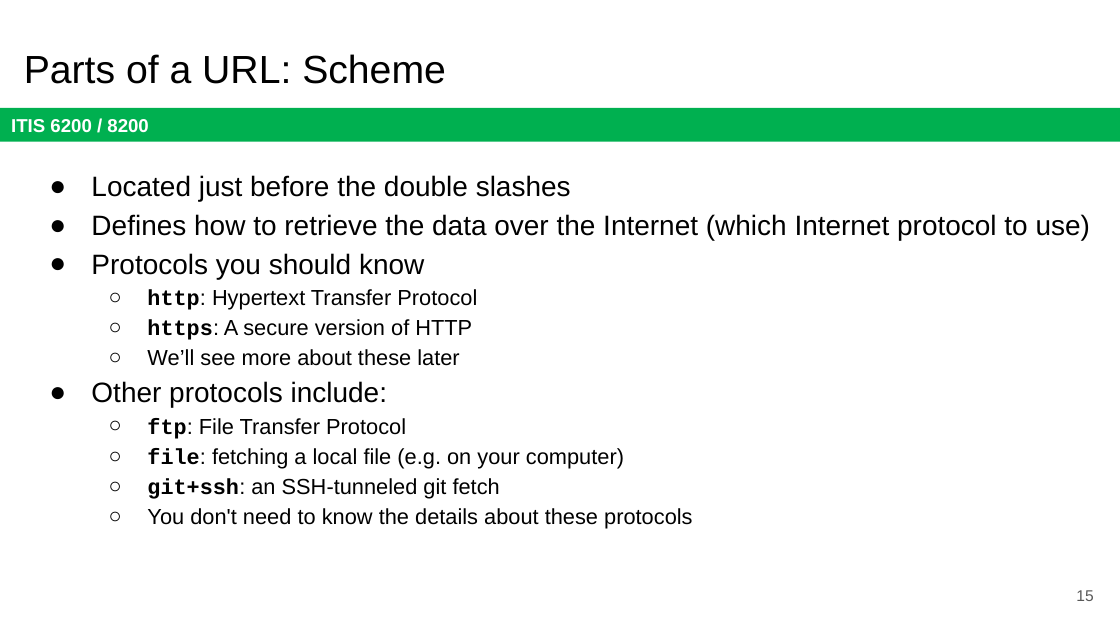
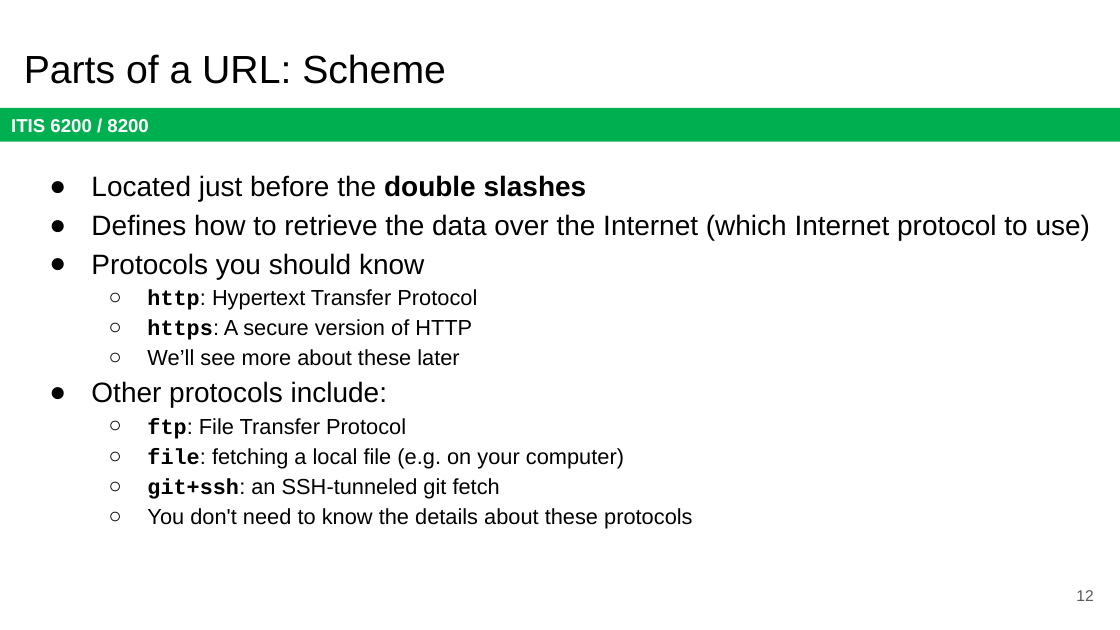
Before and after one commit to jx5c/github.io, a slide deck: slide 12 of teaching/ITIS6200/2023fa/lectures/lec10.pptx (slide 15 before the commit). Drawn at 1120x630 pixels with LibreOffice and Linux fonts; fonts in the diff are those of the drawing. Boxes give left, top, right and bottom in pixels: in the first picture for what was removed or moved away, otherwise in the second. Text is boxed around its words. In the diff, an @@ line names an element or a change of style, - is before the commit and + after.

```diff
--- a/teaching/ITIS6200/2023fa/lectures/lec10.pptx
+++ b/teaching/ITIS6200/2023fa/lectures/lec10.pptx
@@ text at <box>91,175,587,202</box>: bold on in "double slashes" @@
@@ page number at <box>1076,590,1093,601</box>: text changed @@
-15
+12
```
Also in this commit, not shown: 1 other slide changed, 3 slides removed, 40 other files.
